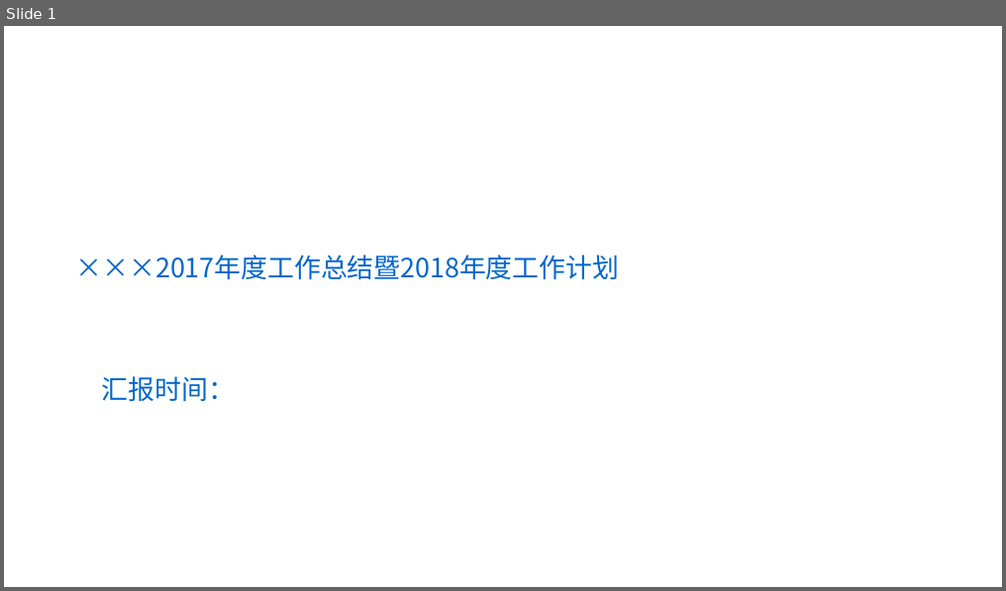
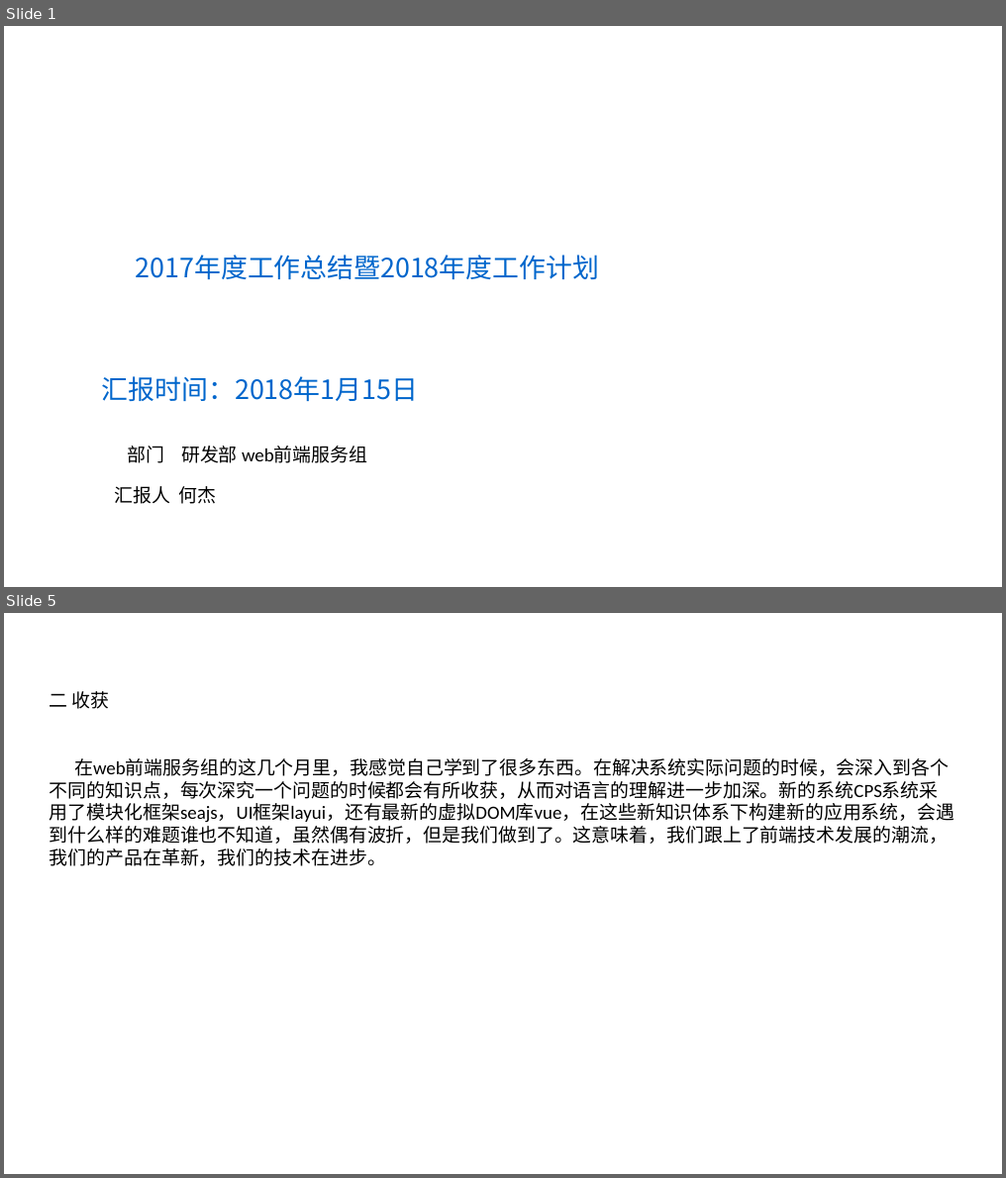
Before and after one commit to hiliny/lessonProject, a slide deck: documents/胜意科技PPT模版 (2).pptx. Shown one above the other, each under a label of ours: slide 1 before the commit, slides 1 and 5 after it; the slides between them are not shown. The pictures are 1006x591 and 1006x1178 pixels, drawn with LibreOffice and Linux fonts; fonts in the diff are those of the drawing; background and template pictures are left out. Boxes give left, top, right and bottom in pixels: in the first picture for what was removed or moved away, otherwise in the second. Text is boxed around its words. In the diff, an @@ line names an element or a change of style, - is before the commit and + after.

```diff
--- a/documents/胜意科技PPT模版 (2).pptx
+++ b/documents/胜意科技PPT模版 (2).pptx
@@ slide 5 added at (4,613,1002,1174), background picture (left out) @@
@@ text added at (50,691,955,866), 18 pt, text #000000 @@
+二 收获
+在web前端服务组的这几个月里，我感觉自己学到了很多东西。在解决系统实际问题的时候，会深入到各个不同的知识点，每次深究一个问题的时候都会有所收获，从而对语言的理解进一步加深。新的系统CPS系统采用了模块化框架seajs，UI框架layui，还有最新的虚拟DOM库vue，在这些新知识体系下构建新的应用系统，会遇到什么样的难题谁也不知道，虽然偶有波折，但是我们做到了。这意味着，我们跟上了前端技术发展的潮流，我们的产品在革新，我们的技术在进步。
@@ slide 1 changed as well @@
@@ text at (136,255,599,279): text changed @@
-×××2017年度工作总结暨2018年度工作计划
+2017年度工作总结暨2018年度工作计划
@@ text at (102,376,418,401): text changed @@
-汇报时间：
+汇报时间：2018年1月15日
@@ text added at (127,446,367,464), 18 pt, text #000000 @@
+部门 研发部 web前端服务组
@@ text added at (115,486,217,504), 18 pt, text #000000 @@
+汇报人 何杰
```
Also in this commit, not shown: 6 other slides added, 7 slides removed, 1 other file.
